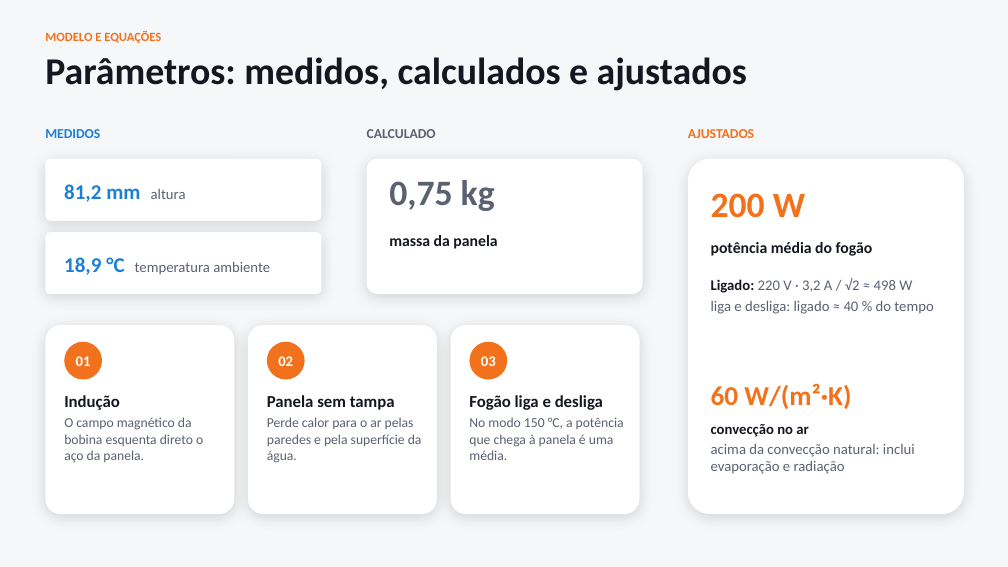
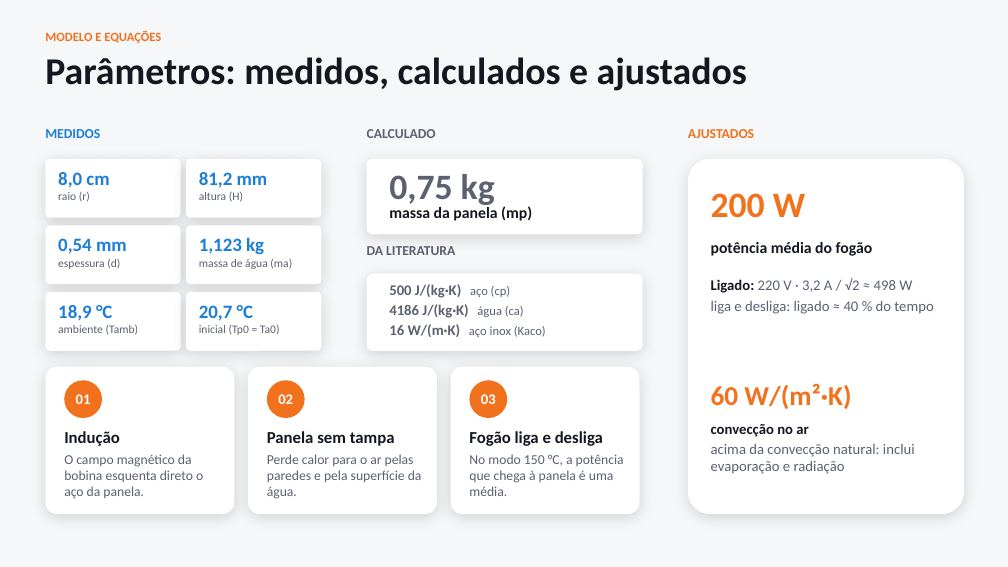
Before and after one commit to antoniosdsdias/modsim2, a slide deck: slide 5 of Apresentacao_Projeto2_Grupo10.pptx. Drawn at 1008x567 pixels with LibreOffice and Linux fonts; fonts in the diff are those of the drawing. Boxes give left, top, right and bottom in pixels: in the first picture for what was removed or moved away, otherwise in the second. Text is boxed around its words. In the diff, an @@ line names an element or a change of style, - is before the commit and + after.

```diff
--- a/Apresentacao_Projeto2_Grupo10.pptx
+++ b/Apresentacao_Projeto2_Grupo10.pptx
@@ rounded rectangle: place and size @@
-rounded rectangle at bbox=[45, 159, 321, 221]
+rounded rectangle at bbox=[45, 159, 181, 218]
@@ text added at bbox=[58, 172, 109, 202], 11 pt, text #5B6170 @@
+8,0 cm
+raio (r)
@@ rounded rectangle added at bbox=[186, 159, 321, 218], fill #FFFFFF @@
@@ text at bbox=[199, 172, 268, 202]: text changed; size 20 to 11 pt; text colour #1C7ED6 to #5B6170; bold off @@
-81,2 mm altura
+81,2 mm
+altura (H)
@@ text "81,2 mm" at bbox=[199, 172, 268, 202]: vertical alignment middle to top @@
@@ rounded rectangle: place and size @@
-rounded rectangle at bbox=[367, 159, 643, 294]
+rounded rectangle at bbox=[367, 159, 643, 234]
@@ text "0,75 kg" rewrapped from bbox=[389, 180, 495, 211] to bbox=[389, 174, 495, 209] @@
@@ text at bbox=[389, 204, 532, 221]: text changed @@
-massa da panela
+massa da panela (mp)
@@ rounded rectangle: place and size @@
-rounded rectangle at bbox=[45, 232, 321, 294]
+rounded rectangle at bbox=[45, 225, 181, 284]
@@ text added at bbox=[58, 238, 127, 269], 11 pt, text #5B6170 @@
+0,54 mm
+espessura (d)
@@ rounded rectangle added at bbox=[186, 225, 321, 284], fill #FFFFFF @@
@@ text added at bbox=[199, 237, 292, 269], 11 pt, text #5B6170 @@
+1,123 kg
+massa de água (ma)
@@ text added at bbox=[367, 246, 455, 255], 13 pt, text #5B6170, bold @@
+DA LITERATURA
@@ rounded rectangle added at bbox=[45, 292, 181, 351], fill #FFFFFF @@
@@ text "18,9 °C" at bbox=[58, 305, 139, 335]: vertical alignment middle to top @@
@@ rounded rectangle added at bbox=[186, 292, 321, 351], fill #FFFFFF @@
@@ rounded rectangle added at bbox=[367, 274, 643, 351], fill #FFFFFF @@
@@ text added at bbox=[389, 284, 546, 337], 14 pt, text #5B6170, bold @@
+500 J/(kg·K) aço (cp)
+4186 J/(kg·K) água (ca)
+16 W/(m·K) aço inox (Kaco)
@@ text at bbox=[58, 305, 139, 335]: text changed; size 14 to 11 pt @@
-18,9 °C temperatura ambiente
+18,9 °C
+ambiente (Tamb)
@@ text added at bbox=[199, 305, 280, 335], 11 pt, text #5B6170 @@
+20,7 °C
+inicial (Tp0 = Ta0)
@@ rounded rectangle: place and size @@
-rounded rectangle at bbox=[45, 325, 234, 514]
+rounded rectangle at bbox=[45, 367, 234, 514]
@@ rounded rectangle: place and size @@
-rounded rectangle at bbox=[248, 325, 437, 514]
+rounded rectangle at bbox=[248, 367, 437, 514]
@@ rounded rectangle: place and size @@
-rounded rectangle at bbox=[451, 325, 640, 514]
+rounded rectangle at bbox=[451, 367, 640, 514]
@@ 3 ellipses: place and size @@
-3 ellipses at bbox=[64, 342, 507, 380]
+3 ellipses at bbox=[64, 380, 507, 418]
@@ text "Indução": place and size @@
-text "Indução" at bbox=[64, 395, 203, 462]
+text "Indução" at bbox=[64, 431, 203, 498]
@@ text "Panela sem tampa": place and size @@
-text "Panela sem tampa" at bbox=[267, 395, 422, 463]
+text "Panela sem tampa" at bbox=[267, 431, 422, 499]
@@ text "Fogão liga e desliga": place and size @@
-text "Fogão liga e desliga" at bbox=[469, 395, 624, 460]
+text "Fogão liga e desliga" at bbox=[469, 431, 624, 496]
```
Also in this commit, not shown: 3 other slides changed.
